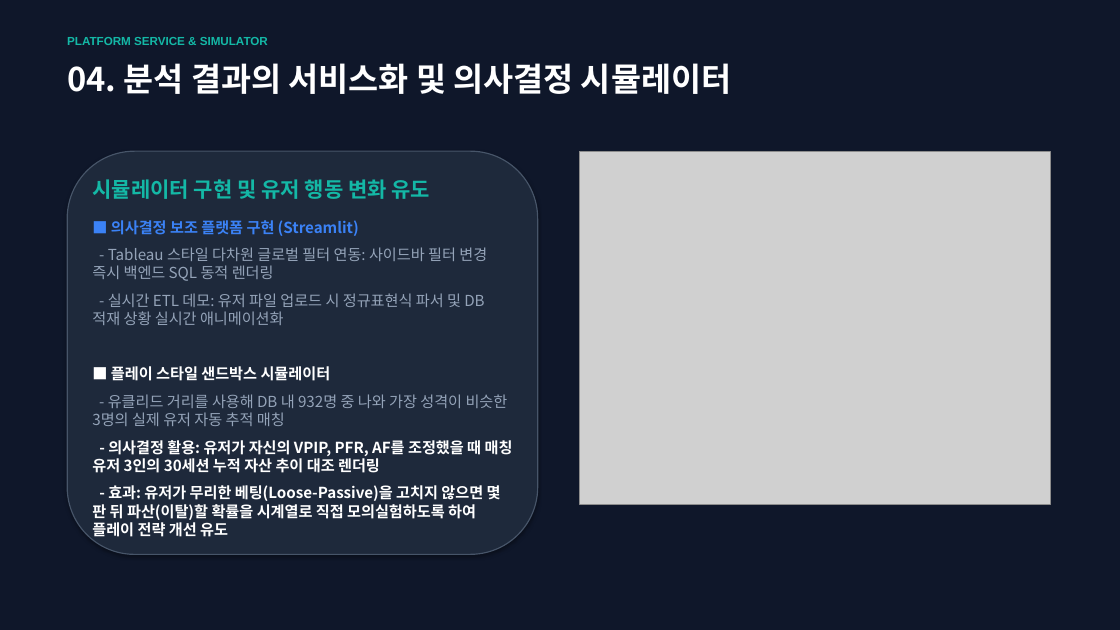
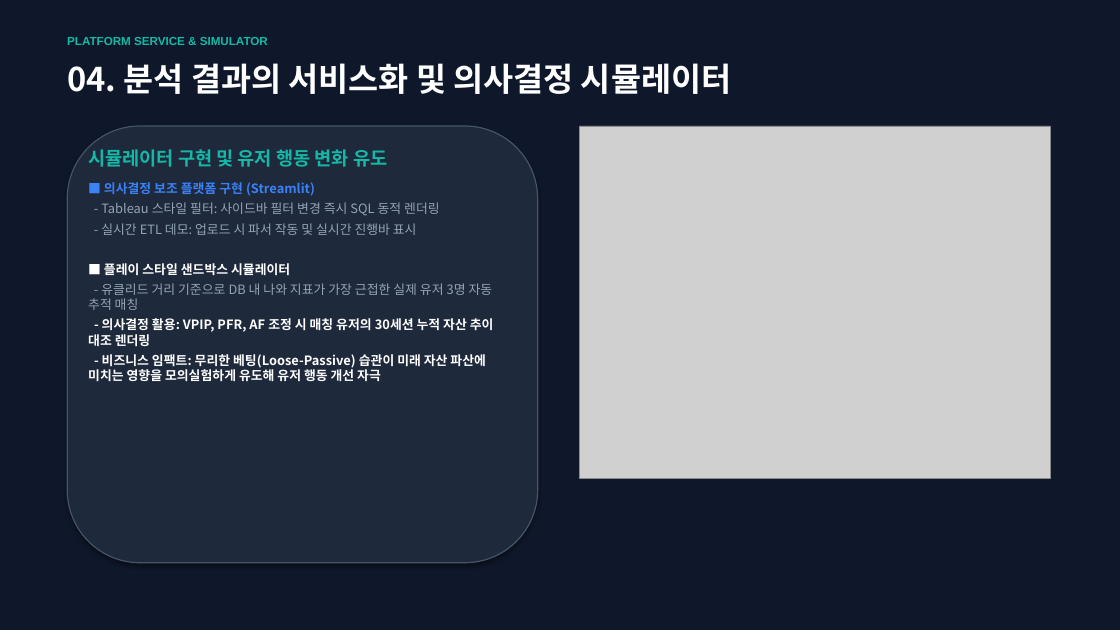
Before and after one commit to JeongSeongHun054/SteamlitPoker, a slide deck: slide 5 of poker_analytics_presentation.pptx. Drawn at 1120x630 pixels with LibreOffice and Linux fonts; fonts in the diff are those of the drawing; grey boxes stand for pictures. Boxes give left, top, right and bottom in pixels: in the first picture for what was removed or moved away, otherwise in the second. Text is boxed around its words. In the diff, an @@ line names an element or a change of style, - is before the commit and + after.

Commit message:
Fix slide card layout text overflow and adjust image sizing

```diff
--- a/poker_analytics_presentation.pptx
+++ b/poker_analytics_presentation.pptx
@@ rounded rectangle resized from (x1=67, y1=151, x2=538, y2=555) to (x1=67, y1=126, x2=538, y2=563) @@
@@ text at (x1=88, y1=146, x2=387, y2=275): size 18 to 16 pt in "시뮬레이터 구현 및 유저 행동 변화 유도"; size 13 to 11 pt in "■ 의사결정 보조 플랫폼 구현 (Streamlit)", "■ 플레이 스타일 샌드박스 시뮬레이터"; less space between paragraphs @@
@@ text "시뮬레이터 구현 및 유저 행동 ..." moved from (x1=92, y1=179, x2=513, y2=540) to (x1=88, y1=146, x2=494, y2=381) @@
@@ picture moved from (x1=580, y1=151, x2=1050, y2=504) to (x1=580, y1=126, x2=1050, y2=479) @@
@@ text at (x1=101, y1=202, x2=439, y2=235): text changed; size 13 to 11 pt @@
-- Tableau 스타일 다차원 글로벌 필터 연동: 사이드바 필터 변경 즉시 백엔드 SQL 동적 렌더링
-- 실시간 ETL 데모: 유저 파일 업로드 시 정규표현식 파서 및 DB 적재 상황 실시간 애니메이션화
+- Tableau 스타일 필터: 사이드바 필터 변경 즉시 SQL 동적 렌더링
+- 실시간 ETL 데모: 업로드 시 파서 작동 및 실시간 진행바 표시
@@ text at (x1=88, y1=283, x2=494, y2=381): text changed; size 13 to 11 pt @@
-- 유클리드 거리를 사용해 DB 내 932명 중 나와 가장 성격이 비슷한 3명의 실제 유저 자동 추적 매칭
-- 의사결정 활용: 유저가 자신의 VPIP, PFR, AF를 조정했을 때 매칭 유저 3인의 30세션 누적 자산 추이 대조 렌더링
-- 효과: 유저가 무리한 베팅(Loose-Passive)을 고치지 않으면 몇 판 뒤 파산(이탈)할 확률을 시계열로 직접 모의실험하도록 하여 플레이 전략 개선 유도
+- 유클리드 거리 기준으로 DB 내 나와 지표가 가장 근접한 실제 유저 3명 자동 추적 매칭
+- 의사결정 활용: VPIP, PFR, AF 조정 시 매칭 유저의 30세션 누적 자산 추이 대조 렌더링
+- 비즈니스 임팩트: 무리한 베팅(Loose-Passive) 습관이 미래 자산 파산에 미치는 영향을 모의실험하게 유도해 유저 행동 개선 자극
```
Also in this commit, not shown: 4 other slides changed, 1 other file.
